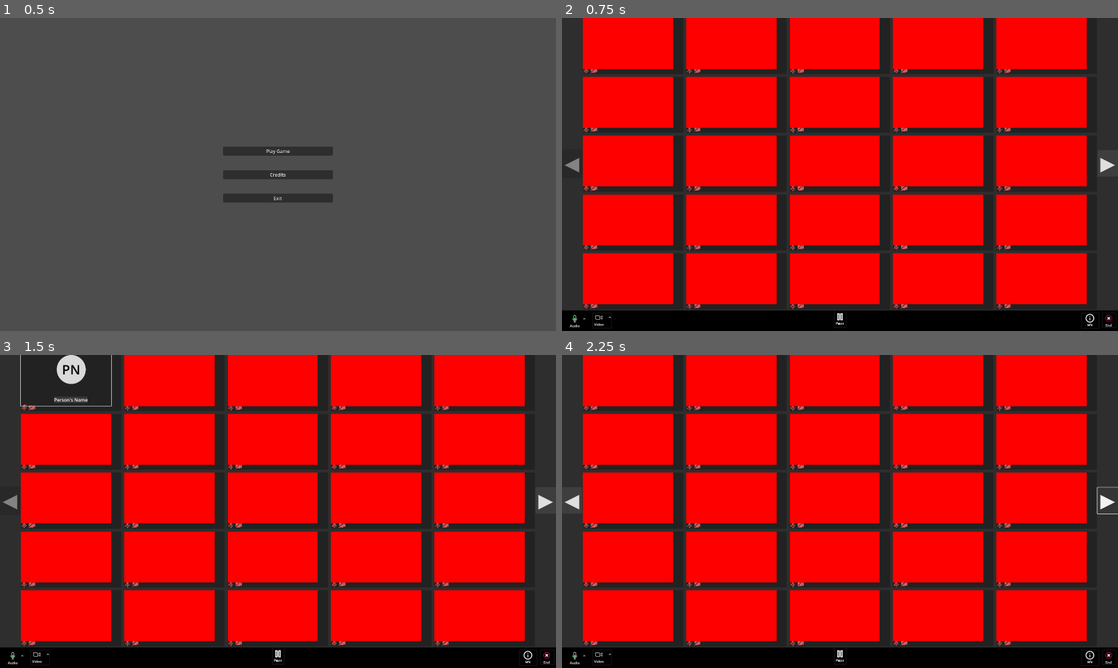
Above: before the commit, frames 1-4 (two rows, left to right).
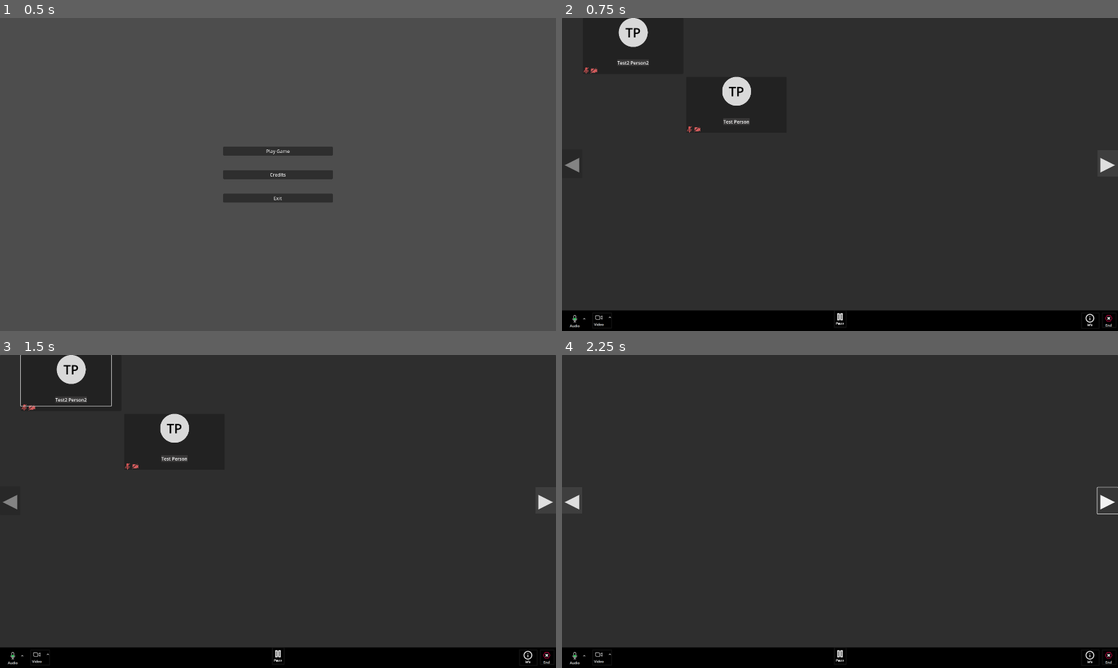
Above: after the commit, the same moments.

Repository: Charles-Dea/zoom-whack-a-mole
Game: Godot game, scene res://Title.tscn
Two runs of this game, one before a commit and one after it. Both use one fixed random seed, a clock stepped at 60 frames per second and the inputs below.
Inputs (mouse positions are in pixels of both pictures, inside the frame that each line leads up to):
- Up to frame 1 (0.5 s): no input
- Up to frame 2 (0.75 s): click "Play Game" at 0.5 s
- Up to frame 3 (1.5 s): click (66, 380) at 1.27 s
- Up to frame 4 (2.25 s): click "▶" at 2 s

Frame 1 is identical in both runs. In frame 2, 67% of the frame differs, in the area x 3-95%, y 0-94%; in frame 3, 64%; in frame 4, 67%.
Error before the commit: Parse Error: Unindent doesn't match the previous indentation level. (res://scripts/zoom_tile.gd:53)

Commit message:
Various bugfixes

Diff:
--- a/ZoomTile.tscn
+++ b/ZoomTile.tscn
@@ -8,7 +8,7 @@
 [ext_resource type="Script" uid="uid://bqsc5oa6h3hve" path="res://button.gd" id="6_cd8v7"]
 
 [sub_resource type="StyleBoxFlat" id="StyleBoxFlat_bxvv4"]
-bg_color = Color(1, 0, 0, 1)
+bg_color = Color(0, 0, 0, 0)
 
 [sub_resource type="StyleBoxFlat" id="StyleBoxFlat_cd8v7"]
 bg_color = Color(0.219608, 0.215686, 0.215686, 1)
@@ -23,9 +23,6 @@
 
 [sub_resource type="StyleBoxFlat" id="StyleBoxFlat_ase4v"]
 bg_color = Color(0.6, 0.6, 0.6, 0)
-
-[sub_resource type="StyleBoxFlat" id="StyleBoxFlat_bxvv4"]
-bg_color = Color(0, 0, 0, 0)
 
 [node name="ZoomTile" type="Panel" groups=["zoom_tile"]]
 offset_right = 312.0
--- a/line_edit.gd
+++ b/line_edit.gd
@@ -1,2 +1,3 @@
 extends LineEdit
+
 func _on_text_entered(text):
--- a/scripts/zoom_tile.gd
+++ b/scripts/zoom_tile.gd
@@ -51,7 +51,7 @@
 	set(value):
 		talking = value
 		if is_node_ready():
-      talkingPanel.visible = talking
+			talkingPanel.visible = talking
 
 func kick():
 	queue_free()
Not shown: 1 places in ZoomTile.tscn that only renumber resources
